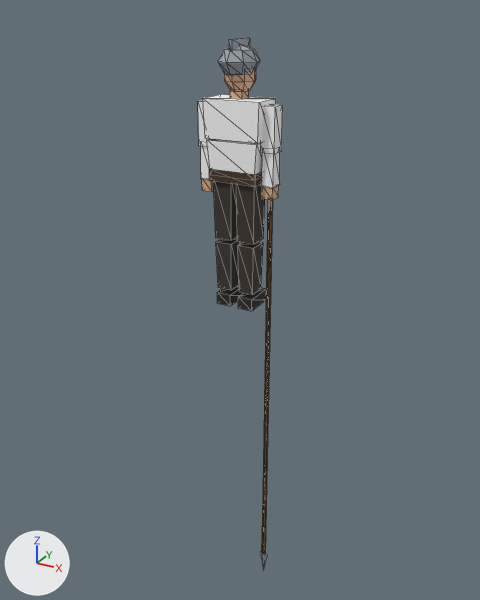
Before and after pictures for a commit that changed the glTF model game/assets/models/soldier_em_pike_rigged.glb.
One viewpoint serves both versions: a 50 mm camera at (2.21, -4.01, 2.04) aimed at (-0.06, 0.11, -0.02). The axes (+X, +Y, +Z) are drawn at lower left. The lights are the same throughout. The older version comes first. Mesh edges are drawn as thin lines. Vertices at exactly the same position are counted once.

Names of what the first picture shows: 'em_pike_lod0'.
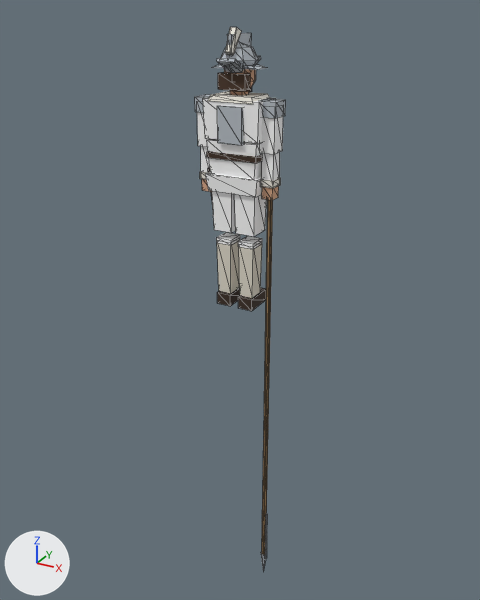
What the commit changed:
me_em_pike_lod0 is used by ob_em_pike_lod0; location (0.0, 0.0, 0.0).
me_em_pike_lod0 had 209 vertices, 334 faces and spanned x -0.29..0.29, y -0.17..0.17, z -2.54..1.86.
me_em_pike_lod0 now has 405 vertices, 630 faces and spans x -0.31..0.31, y -0.18..0.18, z -2.56..1.93.
me_em_pike_lod0 part 1: the loose piece of 8 vertices spanning x -0.18..0.18, y -0.11..0.1, z 0.94..1.02 is scaled about its middle by (0.433, 0.845, 4.75), then moved by (0.09, 0.0, -0.21).
me_em_pike_lod0 part 2: the loose piece of 8 vertices spanning x 0.03..0.15, y -0.07..0.07, z 0.13..0.49 is scaled about its middle by (0.94, 0.947, 1.11), then moved by (0.0, 0.0, -0.01).
me_em_pike_lod0 part 3: the loose piece of 8 vertices spanning x -0.15..-0.03, y -0.07..0.07, z 0.13..0.49 is scaled about its middle by (1.32, 1.27, 1.06), then moved by (0.0, 0.0, 0.46).
me_em_pike_lod0 part 4: the loose piece of 8 vertices spanning x -0.01..0.01, y -0.12..0.12, z 1.79..1.86 is scaled about its middle by (5.56, 0.552, 5.71), then moved by (-0.09, 0.0, -1.52).
me_em_pike_lod0 part 5: the loose piece of 8 vertices spanning x -0.18..0.18, y -0.11..0.1, z 0.94..1.02 is copied, and the copy is scaled about its middle by (1.08, 1.1, 1.5), then moved by (0.0, 0.0, -0.05); it spans x -0.2..0.2, y -0.12..0.12, z 0.87..0.99.
me_em_pike_lod0 part 6: the loose piece of 8 vertices spanning x -0.05..0.05, y -0.05..0.04, z 1.49..1.55 is copied, and the copy is scaled about its middle by (3.59, 2.64, 0.667), then moved by (0.0, 0.0, -0.03); it spans x -0.17..0.17, y -0.13..0.12, z 1.47..1.51.
me_em_pike_lod0 part 7: a new loose piece, a box spanning x -0.09..0.09, y -0.135..-0.095, z 1.21..1.45, in mat_vertexcolour.
me_em_pike_lod0 part 8: a new loose piece, a box spanning x -0.19..0.19, y -0.118..0.117, z 1.1..1.14, in mat_vertexcolour.
me_em_pike_lod0 part 9: a new loose piece, a box spanning x 0.19..0.29, y -0.055..0.055, z 0.93..0.98, in mat_vertexcolour.
me_em_pike_lod0 part 10: a new loose piece, a box spanning x 0.175..0.305, y -0.07..0.07, z 1.39..1.49, in mat_vertexcolour.
me_em_pike_lod0 part 11: a new loose piece, a box spanning x -0.29..-0.19, y -0.055..0.055, z 0.93..0.98, in mat_vertexcolour.
me_em_pike_lod0 part 12: a new loose piece, a box spanning x -0.305..-0.175, y -0.07..0.07, z 1.39..1.49, in mat_vertexcolour.
me_em_pike_lod0 part 13: a new loose piece, a box spanning x -0.1..0.1, y -0.11..-0.04, z 1.55..1.65, in mat_vertexcolour.
me_em_pike_lod0 part 14: a new loose piece, a UV sphere (8 segments, 4 rings, poles along z) spanning x -0.12..0.12, y -0.14..0.14, z 1.63..1.83, in mat_vertexcolour.
me_em_pike_lod0 part 15: a new loose piece, a box spanning x -0.015..0.015, y -0.13..0.13, z 1.775..1.885, in mat_vertexcolour.
me_em_pike_lod0 part 16: a new loose piece, a box spanning x 0.256..0.268, y -0.006..0.006, z -2.39..-1.89, in mat_vertexcolour.
me_em_pike_lod0 part 17: 1 vertex moved from x 0.26, y 0.0, z -2.34 to x 0.26, y 0.01, z -2.34; 34 vertices removed from x -0.13..0.28, y -0.17..0.17, z -2.54..1.82; 44 vertices added at x -0.17..0.27, y -0.18..0.18, z -2.56..1.93.
me_em_pike_lod0 part 18: 14 vertices removed from x -0.16..0.16, y -0.08..0.08, z 0.52..0.96; 22 vertices added at x -0.22..0.15, y -0.07..0.07, z 0.48..1.02.
me_em_pike_lod0 part 19: 124 kept faces spanning x -0.28..0.28, y -0.1..0.16, z 0.01..1.77 get new vertex colours; the middle colour goes from beige #e2b48e to beige #d9a988.
Other edits to the shape of me_em_pike_lod0 do not show in these pictures.

Location of each change, (x1, y1, x2, y2) in pixels of the pictures (480 x 600 px; the box of a moved part takes in the faces that stretch with it):
'em_pike_lod0', reshaped (7% wider)
    before: (198, 38, 283, 569)
    after: (195, 27, 286, 571)
part 1 of me_em_pike_lod0, moved or reshaped
    before: (209, 169, 262, 187)
    after: (234, 194, 266, 236)
part 2 of me_em_pike_lod0, moved or reshaped
    before: (238, 241, 263, 295)
    after: (239, 244, 262, 298)
part 3 of me_em_pike_lod0, moved or reshaped
    before: (216, 238, 241, 290)
    after: (212, 191, 236, 233)
part 4 of me_em_pike_lod0, moved or reshaped
    before: (229, 38, 250, 52)
    after: (217, 240, 240, 294)
part 5 of me_em_pike_lod0, added
    after: (205, 172, 262, 197)
part 6 of me_em_pike_lod0, added
    after: (208, 91, 270, 104)
part 7 of me_em_pike_lod0, added
    after: (217, 106, 244, 145)
part 8 of me_em_pike_lod0, added
    after: (207, 151, 262, 163)
part 9 of me_em_pike_lod0, added
    after: (261, 178, 281, 188)
part 10 of me_em_pike_lod0, added
    after: (260, 99, 286, 118)
part 11 of me_em_pike_lod0, added (mostly hidden)
    after: (200, 171, 208, 179)
part 12 of me_em_pike_lod0, added
    after: (195, 94, 210, 113)
part 13 of me_em_pike_lod0, added
    after: (218, 72, 250, 91)
part 14 of me_em_pike_lod0, added
    after: (221, 43, 258, 73)
part 15 of me_em_pike_lod0, added
    after: (227, 33, 251, 46)
part 16 of me_em_pike_lod0, added
    after: (265, 513, 268, 559)
part 17 of me_em_pike_lod0, moved or reshaped
    before: (218, 45, 272, 569)
    after: (211, 27, 273, 571)
part 18 of me_em_pike_lod0, moved or reshaped
    before: (213, 181, 265, 244)
    after: (208, 168, 262, 249)
part 19 of me_em_pike_lod0, recoloured
    both: (202, 70, 279, 302)
